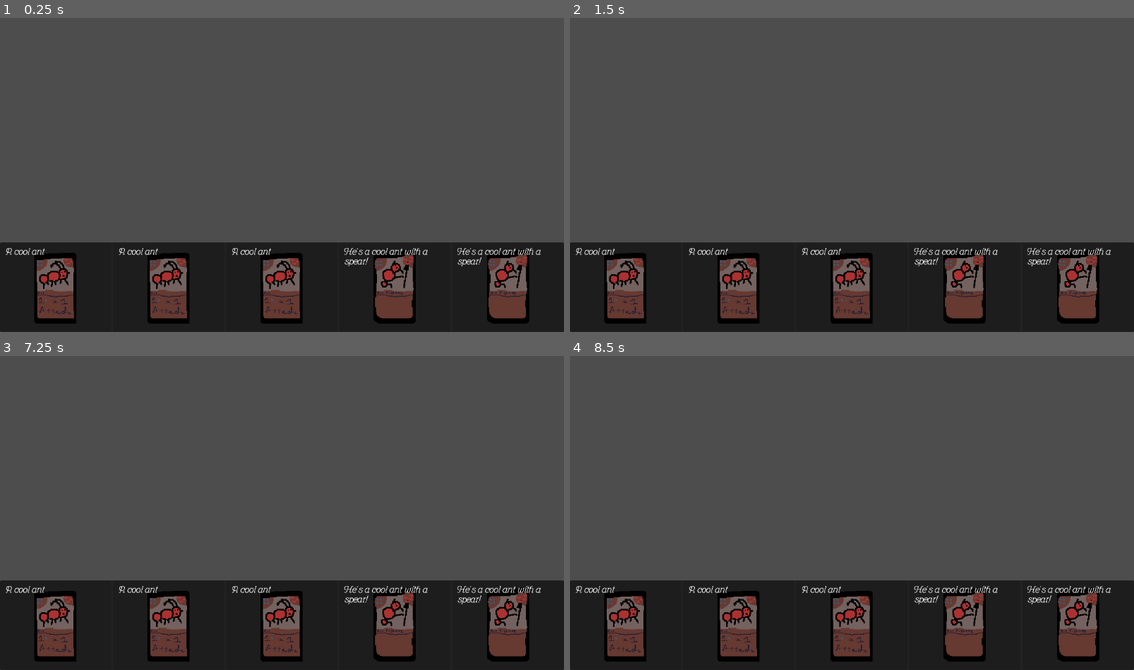
Above: before the commit, frames 1-4 (two rows, left to right).
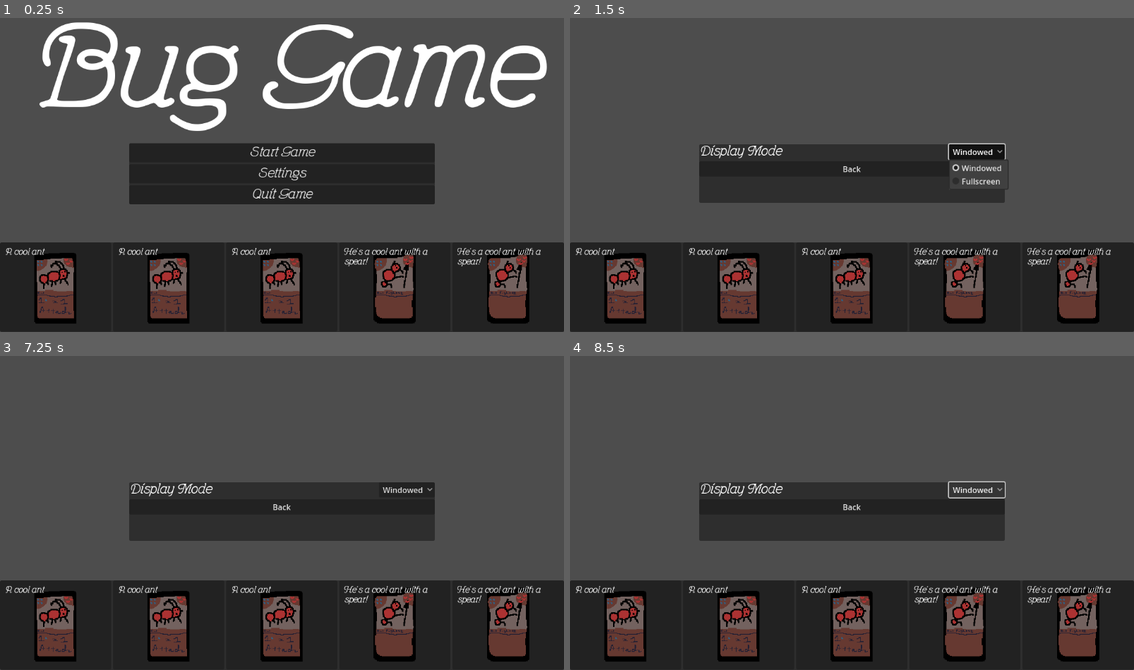
Above: after the commit, the same moments.

Repository: ccsf-cs-club/summer2024-bug-game
Game: Godot game, scene res://scenes/main.tscn
Same seed, same stepped clock (60 frames per second), same inputs: the game is played once before the commit and once after it.
Inputs (mouse positions are in pixels of both pictures, inside the frame that each line leads up to):
- Up to frame 1 (0.25 s): no input
- Up to frame 2 (1.5 s): click (852, 175) at 0.5 s, where only the run after the commit has a clickable "Settings"; click (976, 153) at 1.25 s, where only the run after the commit has a clickable "Windowed"
- Up to frame 3 (7.25 s): click (282, 506) at 2 s, where only the run after the commit has a clickable "Back"; click (282, 491) at 2.75 s, where only the run after the commit has a clickable "Start Game"; tap Enter at 3.5, 5, 6.5 s; tap Space at 4.25, 5.75 s; tap Escape (Escape, bound only after the commit) at 7.15 s
- Up to frame 4 (8.5 s): click (976, 491) at 7.25 s, where only the run after the commit has a clickable "Windowed"; click (976, 491) at 8 s, where only the run after the commit has a clickable "Windowed"

The runs differ from the first frame. In frame 1, 18% of the frame differs, in the area x 7-97%, y 1-60%; in frame 2, 9.4%; in frame 3, 10%; in frame 4, 9.7%.

Commit message:
Added basic menuUI

Diff:
--- a/project.godot
+++ b/project.godot
@@ -19,6 +19,14 @@
 
 project/assembly_name="Summer 2024-bug-game"
 
+[input]
+
+Escape={
+"deadzone": 0.5,
+"events": [Object(InputEventKey,"resource_local_to_scene":false,"resource_name":"","device":-1,"window_id":0,"alt_pressed":false,"shift_pressed":false,"ctrl_pressed":false,"meta_pressed":false,"pressed":false,"keycode":0,"physical_keycode":4194305,"key_label":0,"unicode":0,"echo":false,"script":null)
+]
+}
+
 [rendering]
 
 textures/canvas_textures/default_texture_filter=0
--- a/scenes/main.tscn
+++ b/scenes/main.tscn
@@ -7,7 +7,6 @@
 [ext_resource type="PackedScene" uid="uid://cu71qyilgsjgc" path="res://scenes/mapScene.tscn" id="5_u5vsj"]
 [ext_resource type="PackedScene" uid="uid://c07yjapxopbap" path="res://scenes/tabletop.tscn" id="5_x7ftj"]
 [ext_resource type="PackedScene" uid="uid://pmlpt5jgromu" path="res://scenes/map.tscn" id="6_2c6tf"]
-[ext_resource type="PackedScene" uid="uid://btt8n2bivimgl" path="res://scenes/yourCardHand.tscn" id="6_l757w"]
 [ext_resource type="PackedScene" uid="uid://coc0hfjx81uox" path="res://scenes/mapUI.tscn" id="7_s0iyx"]
 [ext_resource type="PackedScene" uid="uid://dsp37cd2wijm5" path="res://scenes/menuUI.tscn" id="8_nrmxb"]
 
@@ -20,8 +19,6 @@
 
 [node name="EnemyCardHand" parent="CombatScene" instance=ExtResource("4_vd4hd")]
 
-[node name="YourCardHand" parent="CombatScene" instance=ExtResource("6_l757w")]
-
 [node name="Tabletop" parent="CombatScene" instance=ExtResource("5_x7ftj")]
 
 [node name="MapScene" parent="." instance=ExtResource("5_u5vsj")]
--- /dev/null
+++ b/scenes/menuUI.gd
@@ -0,0 +1,48 @@
+extends CanvasLayer
+
+var game_started: bool = false
+
+func _ready():
+	var start_button = get_node("StartMenuNode/PanelContainer/VBoxContainer/StartButtonContainer/StartGameButton")
+	start_button.button_up.connect(start_game)
+
+	var start_settings_button = get_node("StartMenuNode/PanelContainer/VBoxContainer/SettingsButtonContainer/SettingsMenuButton")
+	start_settings_button.button_up.connect(switch_to_settings_menu)
+
+	var start_quit_button = get_node("StartMenuNode/PanelContainer/VBoxContainer/QuitButtonContainer/QuitGameButton")
+	start_quit_button.button_up.connect(close_game)
+
+
+
+
+	var settings_display_mode_button = get_node("SettingsMenuNode/PanelContainer/VBoxContainer/DisplayModeContainer/DisplayModeButton")
+	settings_display_mode_button.item_selected.connect(change_display_mode)
+
+	var settings_back_button = get_node("SettingsMenuNode/PanelContainer/VBoxContainer/HBoxContainer/BackButton")
+	settings_back_button.button_up.connect(switch_to_settings_menu)
+
+func _input(_event):
+	if Input.is_action_just_pressed("Escape") and $StartMenuNode.visible == false:
+		switch_to_settings_menu()
+
+
+func start_game():
+	$StartMenuNode.visible = false
+	$SettingsMenuNode.visible = false
+	game_started = true
+
+func switch_to_settings_menu():
+	if game_started == false:
+		$StartMenuNode.visible = not $StartMenuNode.visible
+		$SettingsMenuNode.visible = not $SettingsMenuNode.visible
+	else:
+		$SettingsMenuNode.visible = not $SettingsMenuNode.visible
+
+func close_game():
+	get_tree().quit()
+
+func change_display_mode(mode):
+	if mode == 0:# windowed
+		DisplayServer.window_set_mode(DisplayServer.WINDOW_MODE_WINDOWED)
+	if mode == 1:# fullscreen
+		DisplayServer.window_set_mode(DisplayServer.WINDOW_MODE_EXCLUSIVE_FULLSCREEN)
--- a/scenes/menuUI.tscn
+++ b/scenes/menuUI.tscn
@@ -1,3 +1,138 @@
-[gd_scene format=3 uid="uid://dsp37cd2wijm5"]
+[gd_scene load_steps=3 format=3 uid="uid://dsp37cd2wijm5"]
 
-[node name="MenuUi" type="Node2D"]
+[ext_resource type="FontFile" uid="uid://cuhsatigs30dl" path="res://assets/feronia/Feronia.ttf" id="1_6h7qw"]
+[ext_resource type="Script" path="res://scenes/menuUI.gd" id="1_m4exc"]
+
+[node name="MenuUi" type="CanvasLayer"]
+script = ExtResource("1_m4exc")
+
+[node name="StartMenuNode" type="Control" parent="."]
+layout_mode = 3
+anchors_preset = 15
+anchor_right = 1.0
+anchor_bottom = 1.0
+grow_horizontal = 2
+grow_vertical = 2
+size_flags_horizontal = 3
+size_flags_vertical = 3
+
+[node name="MarginContainer" type="MarginContainer" parent="StartMenuNode"]
+layout_mode = 1
+anchors_preset = 5
+anchor_left = 0.5
+anchor_right = 0.5
+offset_left = -523.0
+offset_right = 523.0
+offset_bottom = 251.0
+grow_horizontal = 2
+
+[node name="Title" type="Label" parent="StartMenuNode/MarginContainer"]
+layout_mode = 2
+size_flags_vertical = 1
+theme_override_fonts/font = ExtResource("1_6h7qw")
+theme_override_font_sizes/font_size = 250
+text = "Bug Game"
+horizontal_alignment = 1
+vertical_alignment = 1
+
+[node name="PanelContainer" type="PanelContainer" parent="StartMenuNode"]
+layout_mode = 1
+anchors_preset = 8
+anchor_left = 0.5
+anchor_top = 0.5
+anchor_right = 0.5
+anchor_bottom = 0.5
+offset_left = -312.0
+offset_top = -62.0
+offset_right = 312.0
+offset_bottom = 63.0
+grow_horizontal = 2
+grow_vertical = 2
+
+[node name="VBoxContainer" type="VBoxContainer" parent="StartMenuNode/PanelContainer"]
+layout_mode = 2
+
+[node name="StartButtonContainer" type="HBoxContainer" parent="StartMenuNode/PanelContainer/VBoxContainer"]
+layout_mode = 2
+
+[node name="StartGameButton" type="Button" parent="StartMenuNode/PanelContainer/VBoxContainer/StartButtonContainer"]
+layout_mode = 2
+size_flags_horizontal = 3
+theme_override_fonts/font = ExtResource("1_6h7qw")
+theme_override_font_sizes/font_size = 30
+text = "Start Game"
+
+[node name="SettingsButtonContainer" type="HBoxContainer" parent="StartMenuNode/PanelContainer/VBoxContainer"]
+layout_mode = 2
+
+[node name="SettingsMenuButton" type="Button" parent="StartMenuNode/PanelContainer/VBoxContainer/SettingsButtonContainer"]
+layout_mode = 2
+size_flags_horizontal = 3
+theme_override_fonts/font = ExtResource("1_6h7qw")
+theme_override_font_sizes/font_size = 30
+text = "Settings"
+
+[node name="QuitButtonContainer" type="HBoxContainer" parent="StartMenuNode/PanelContainer/VBoxContainer"]
+layout_mode = 2
+
+[node name="QuitGameButton" type="Button" parent="StartMenuNode/PanelContainer/VBoxContainer/QuitButtonContainer"]
+layout_mode = 2
+size_flags_horizontal = 3
+theme_override_fonts/font = ExtResource("1_6h7qw")
+theme_override_font_sizes/font_size = 30
+text = "Quit Game"
+
+[node name="SettingsMenuNode" type="Control" parent="."]
+visible = false
+layout_mode = 3
+anchors_preset = 15
+anchor_right = 1.0
+anchor_bottom = 1.0
+grow_horizontal = 2
+grow_vertical = 2
+size_flags_horizontal = 3
+size_flags_vertical = 3
+
+[node name="PanelContainer" type="PanelContainer" parent="SettingsMenuNode"]
+layout_mode = 1
+anchors_preset = 8
+anchor_left = 0.5
+anchor_top = 0.5
+anchor_right = 0.5
+anchor_bottom = 0.5
+offset_left = -312.0
+offset_top = -60.0
+offset_right = 312.0
+offset_bottom = 60.0
+grow_horizontal = 2
+grow_vertical = 2
+
+[node name="VBoxContainer" type="VBoxContainer" parent="SettingsMenuNode/PanelContainer"]
+layout_mode = 2
+
+[node name="DisplayModeContainer" type="HBoxContainer" parent="SettingsMenuNode/PanelContainer/VBoxContainer"]
+layout_mode = 2
+
+[node name="Label" type="Label" parent="SettingsMenuNode/PanelContainer/VBoxContainer/DisplayModeContainer"]
+layout_mode = 2
+size_flags_horizontal = 3
+theme_override_fonts/font = ExtResource("1_6h7qw")
+theme_override_font_sizes/font_size = 30
+text = "Display Mode"
+
+[node name="DisplayModeButton" type="OptionButton" parent="SettingsMenuNode/PanelContainer/VBoxContainer/DisplayModeContainer"]
+layout_mode = 2
+item_count = 2
+selected = 0
+popup/item_0/text = "Windowed"
+popup/item_0/id = 0
+popup/item_1/text = "Fullscreen"
+popup/item_1/id = 1
+
+[node name="HBoxContainer" type="HBoxContainer" parent="SettingsMenuNode/PanelContainer/VBoxContainer"]
+layout_mode = 2
+
+[node name="BackButton" type="Button" parent="SettingsMenuNode/PanelContainer/VBoxContainer/HBoxContainer"]
+layout_mode = 2
+size_flags_horizontal = 3
+text = "Back"
--- a/scripts/main.gd
+++ b/scripts/main.gd
@@ -8,7 +8,7 @@
 
 	var card_list_scene = preload("res://scenes/yourCardHand.tscn")
 	var card_list = card_list_scene.instantiate()
-	add_child(card_list)
+	$CombatScene.add_child(card_list)
 
 	card_list.add_cards(card_inventory.card_hand)# FIXME: eventually create randomized starting hand out of cards in PlayerInventory?
 
Not shown: 1 places in scenes/main.tscn that only renumber resources
